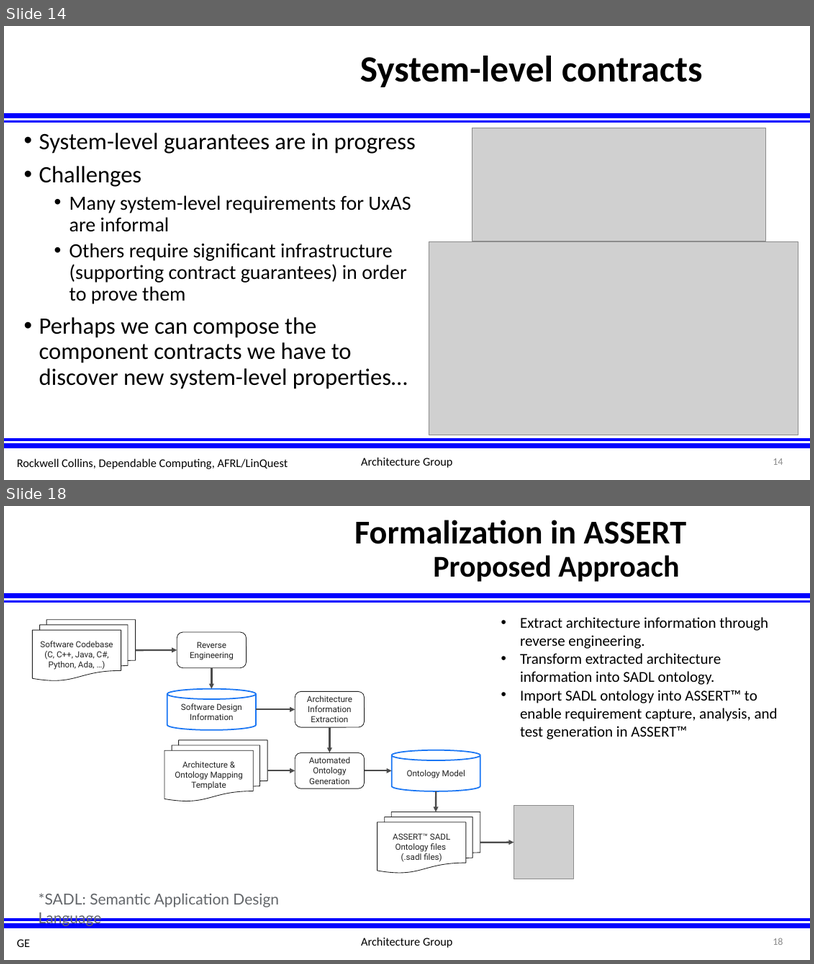
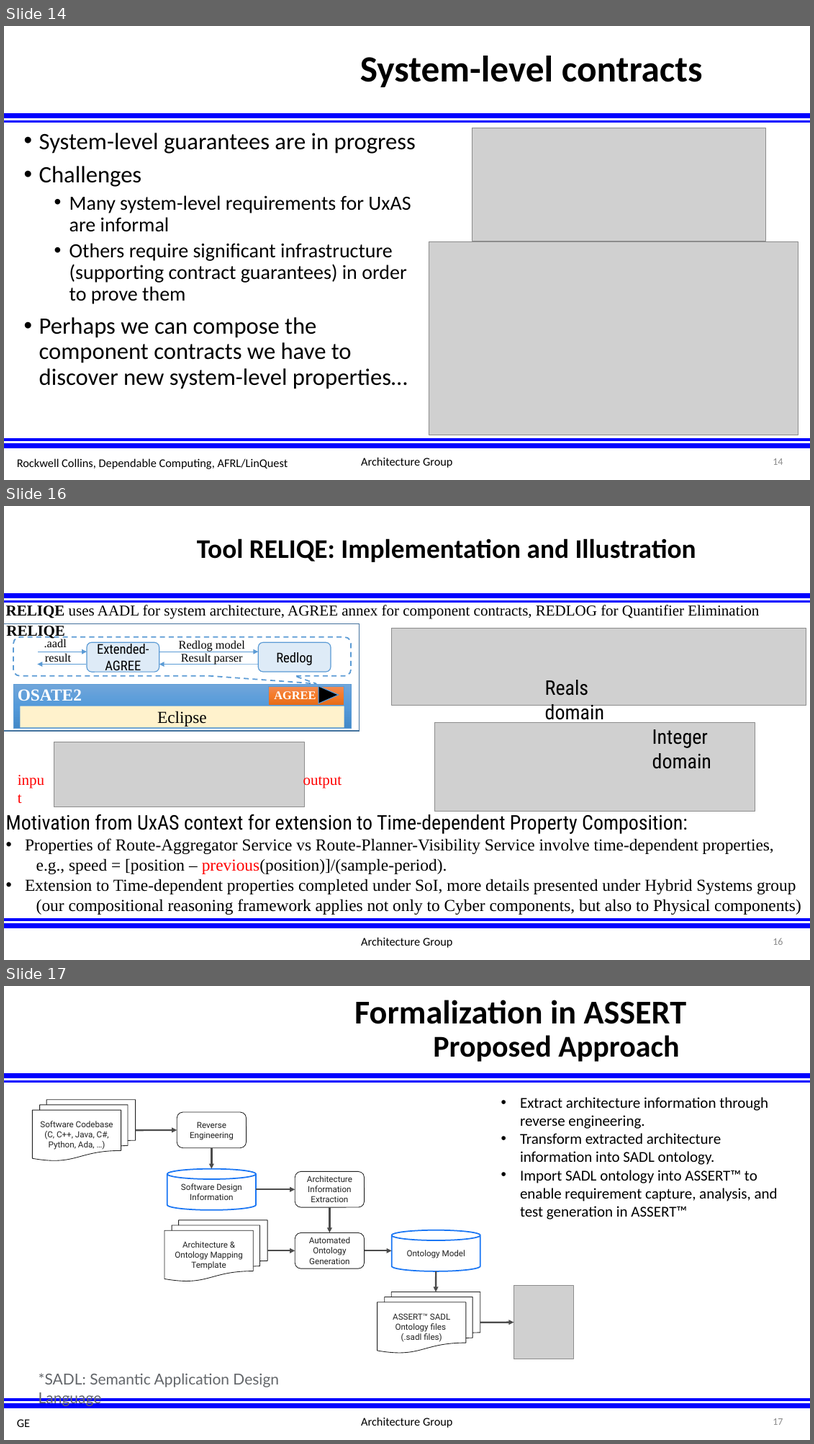
Before and after one commit to afrl-rq/OpenUxAS-SoI, a slide deck: presentations/S5_SoI_Architecture_Group.pptx. Shown one above the other, each under a label of ours: slides 14 and 18 before the commit, slides 14, 16 and 17 after it; the slides between them are not shown. The pictures are 814x964 and 814x1444 pixels, drawn with LibreOffice and Linux fonts; fonts in the diff are those of the drawing; grey boxes stand for pictures; background and template pictures are left out. Boxes give left, top, right and bottom in pixels: in the first picture for what was removed or moved away, otherwise in the second. Text is boxed around its words. In the diff, an @@ line names an element or a change of style, - is before the commit and + after.

```diff
--- a/presentations/S5_SoI_Architecture_Group.pptx
+++ b/presentations/S5_SoI_Architecture_Group.pptx
@@ slide 16 added at box(4, 506, 810, 960), background #FFFFFF; not listed: 5 template elements that a slide beside it also shows @@
@@ title added at box(197, 538, 697, 562), 32 pt, text #000000, bold @@
+Tool RELIQE: Implementation and Illustration
@@ text added at box(6, 605, 759, 619), 18 pt, text #000000 @@
+RELIQE uses AADL for system architecture, AGREE annex for component contracts, REDLOG for Quantifier Elimination
@@ group added at box(4, 624, 360, 731): 7 texts, 4 rectangles, 4 arrows, 2 rounded rectangles, 1 triangle, 1 rounded speech box @@
+Eclipse
+AGREE
+OSATE2
+Extended-AGREE
+Redlog
+result
+.aadl
+Redlog model
+Result parser
+RELIQE
@@ picture added at box(392, 628, 806, 705) @@
@@ text added at box(545, 680, 604, 723), 24 pt, text #000000 @@
+Reals domain
@@ picture added at box(54, 741, 305, 807) @@
@@ picture added at box(435, 723, 756, 811) @@
@@ text added at box(653, 729, 712, 769), 24 pt, text #000000 @@
+Integer domain
@@ text added at box(12, 767, 54, 784), 18 pt, text #FF0000 @@
+input
@@ text added at box(304, 772, 342, 788), 18 pt, text #FF0000 @@
+output
@@ text added at box(6, 813, 802, 914), 20 pt, text #000000 @@
+Motivation from UxAS context for extension to Time-dependent Property Composition:
+• Properties of Route-Aggregator Service vs Route-Planner-Visibility Service involve time-dependent properties,
+  e.g., speed = [position – previous(position)]/(sample-period).
+• Extension to Time-dependent properties completed under SoI, more details presented under Hybrid Systems group
+  (our compositional reasoning framework applies not only to Cyber components, but also to Physical components)
@@ text added at box(361, 937, 453, 947), 14 pt, text #000000 @@
+Architecture Group
@@ what was slide 18 is now slide 17 @@
@@ page number at box(773, 1418, 783, 1424): text changed @@
-18
+17
```
Also in this commit, not shown: 2 slides changed, 2 slides removed.
